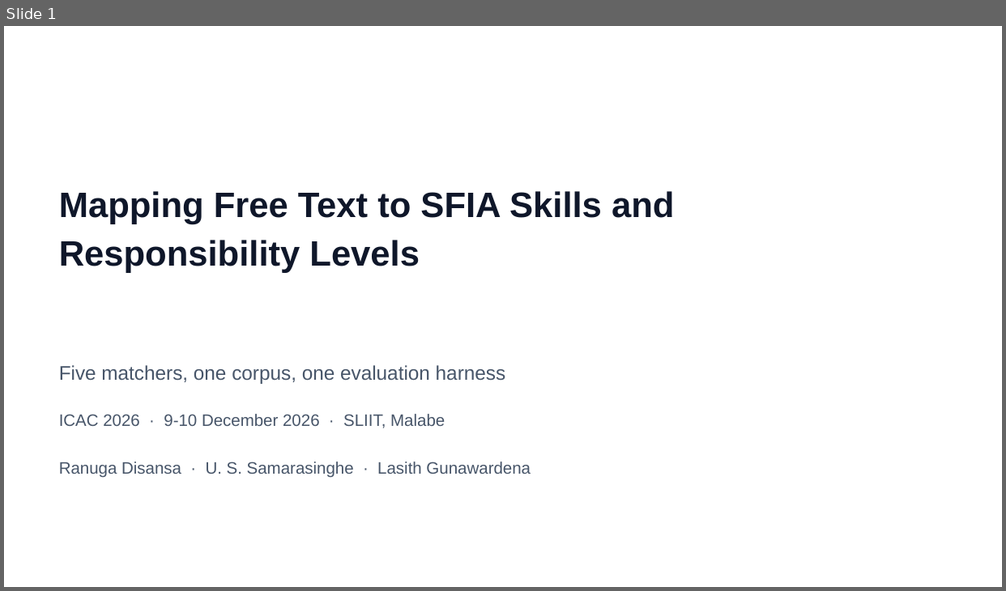
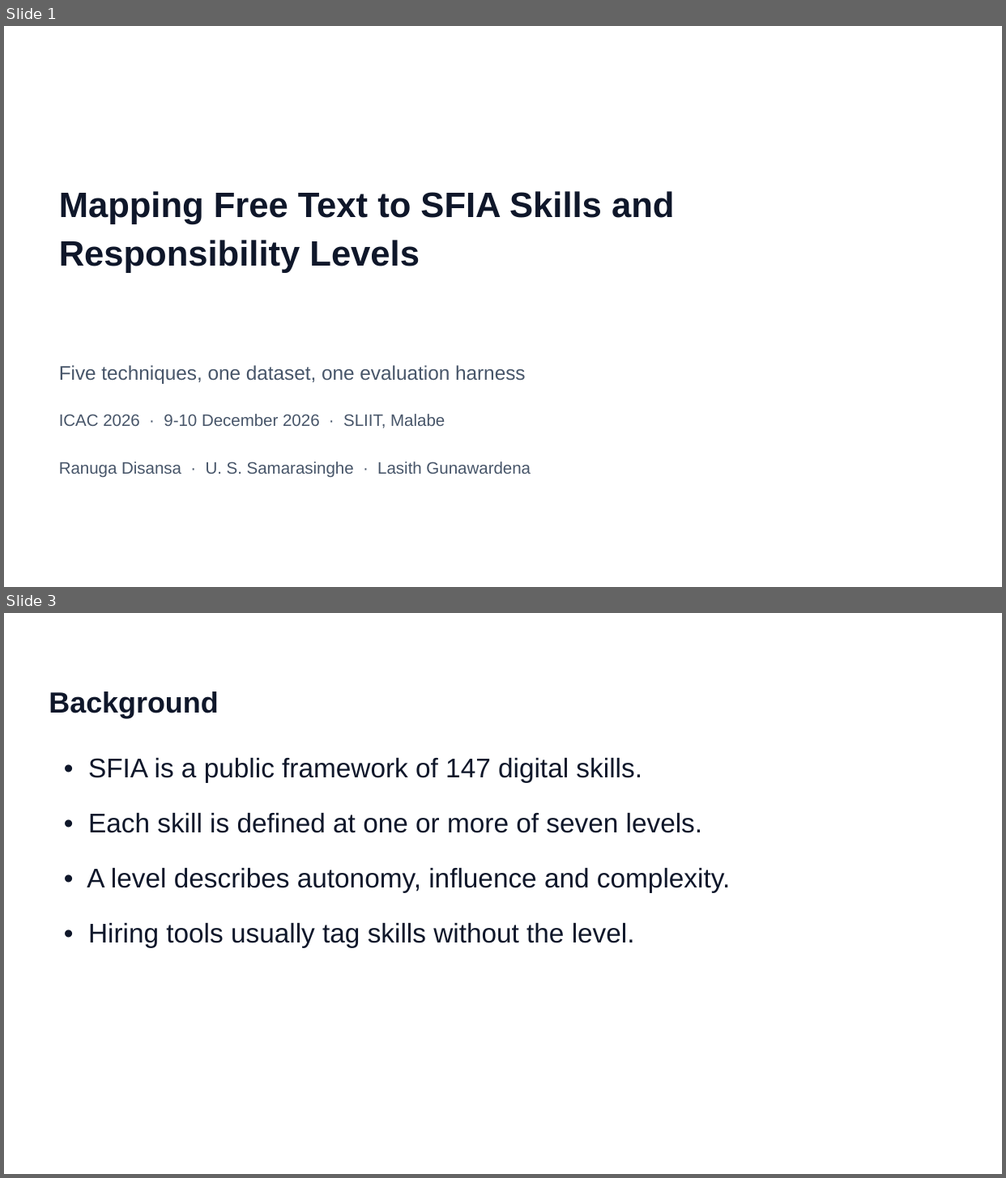
Before and after one commit to prdai/sfia-structured-skill-extraction, a slide deck: talk/deck/sfia-icac-2026.pptx. Shown one above the other, each under a label of ours: slide 1 before the commit, slides 1 and 3 after it; the slides between them are not shown. The pictures are 1006x591 and 1006x1178 pixels, drawn with LibreOffice and Linux fonts; fonts in the diff are those of the drawing. Boxes give left, top, right and bottom in pixels: in the first picture for what was removed or moved away, otherwise in the second. Text is boxed around its words. In the diff, an @@ line names an element or a change of style, - is before the commit and + after.

```diff
--- a/talk/deck/sfia-icac-2026.pptx
+++ b/talk/deck/sfia-icac-2026.pptx
@@ slide 3 added at <box>4,613,1002,1174</box>, background #FFFFFF @@
@@ text added at <box>49,692,218,718</box>, 28 pt, text #0F172A, bold @@
+Background
@@ text added at <box>88,757,642,782</box>, 26 pt, text #0F172A @@
+• SFIA is a public framework of 147 digital skills.
@@ text added at <box>88,812,703,833</box>, 26 pt, text #0F172A @@
+• Each skill is defined at one or more of seven levels.
@@ text added at <box>87,867,730,892</box>, 26 pt, text #0F172A @@
+• A level describes autonomy, influence and complexity.
@@ text added at <box>88,922,635,948</box>, 26 pt, text #0F172A @@
+• Hiring tools usually tag skills without the level.
@@ slide 1 changed as well @@
@@ text at <box>59,365,526,384</box>: text changed @@
-Five matchers, one corpus, one evaluation harness
+Five techniques, one dataset, one evaluation harness
```
Also in this commit, not shown: 1 other slide changed, 9 other slides added, 16 slides removed, 5 other files.
